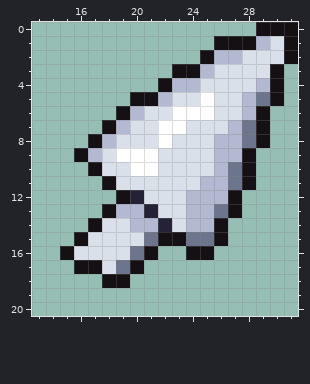
One commit to this pixel-art file: src/files/pointer.aseprite. The picture above was drawn from the file before the commit.
32x32 pixels, 1 frame. Shown: x 13..31, y 0..20. The old version is drawn lined up with the new one.
Now the later version:
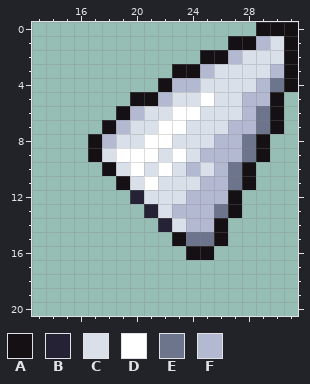
Palette (. is transparent): A #141013  B #242234  C #dae0ea  D #ffffff  E #6d758d  F #b3b9d1
Changes in this commit:
{"change": "whole drawing moved by +6,-4 (the old picture is shown already moved)"}
{"y":1,"x":26,"old":"A","new":"."}
{"y":2,"x":26,"old":"F","new":"A"}
{"y":3,"x":30,"old":"A.","new":"FA"}
{"y":4,"x":30,"old":"A.","new":"EA"}
{"y":5,"x":29,"old":"E","new":"F"}
{"y":6,"x":25,"old":"D","new":"C"}
{"y":6,"x":29,"old":"A.","new":"EA"}
{"y":7,"x":28,"old":"EA.","new":"FEA"}
{"y":8,"x":21,"old":"C","new":"D"}
{"y":9,"x":16,"old":"AF","new":".A"}
{"y":9,"x":23,"old":"C","new":"D"}
{"y":9,"x":25,"old":"C","new":"F"}
{"y":9,"x":28,"old":"A.","new":"EA"}
{"y":10,"x":17,"old":"AC","new":".A"}
{"y":10,"x":21,"old":"DC","new":"CD"}
{"y":10,"x":24,"old":"C","new":"F"}
{"y":11,"x":18,"old":"AC","new":".A"}
{"y":11,"x":21,"old":"C","new":"D"}
{"y":12,"x":19,"old":"A","new":"."}
{"y":13,"x":18,"old":"AFF","new":"..."}
{"y":13,"x":23,"old":"C","new":"F"}
{"y":14,"x":17,"old":"ACCFF","new":"....."}
{"y":15,"x":16,"old":"ACCCCEA","new":"......."}
{"y":16,"x":15,"old":"ACCCCEA","new":"......."}
{"y":17,"x":16,"old":"AACEA","new":"....."}
{"y":18,"x":18,"old":"AA","new":".."}
